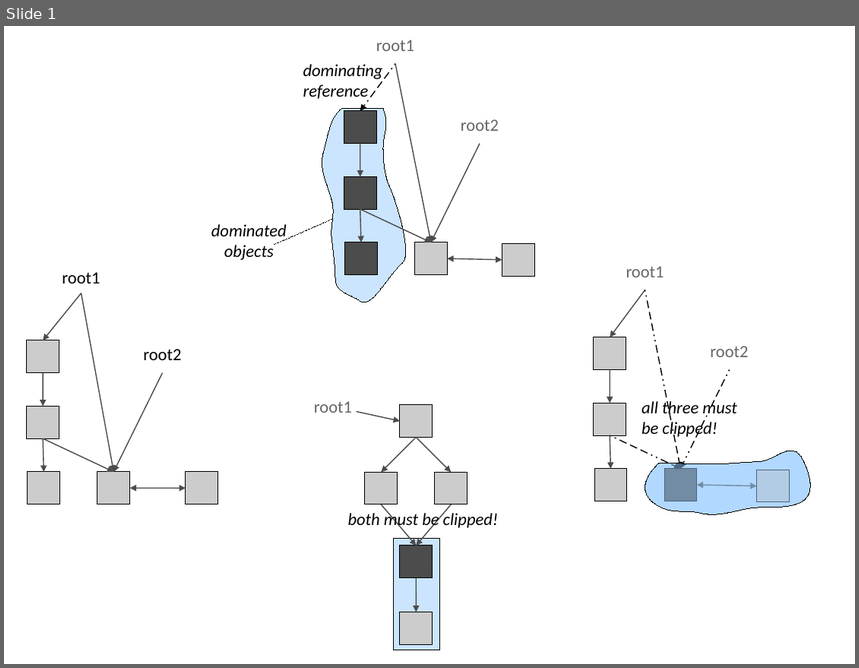
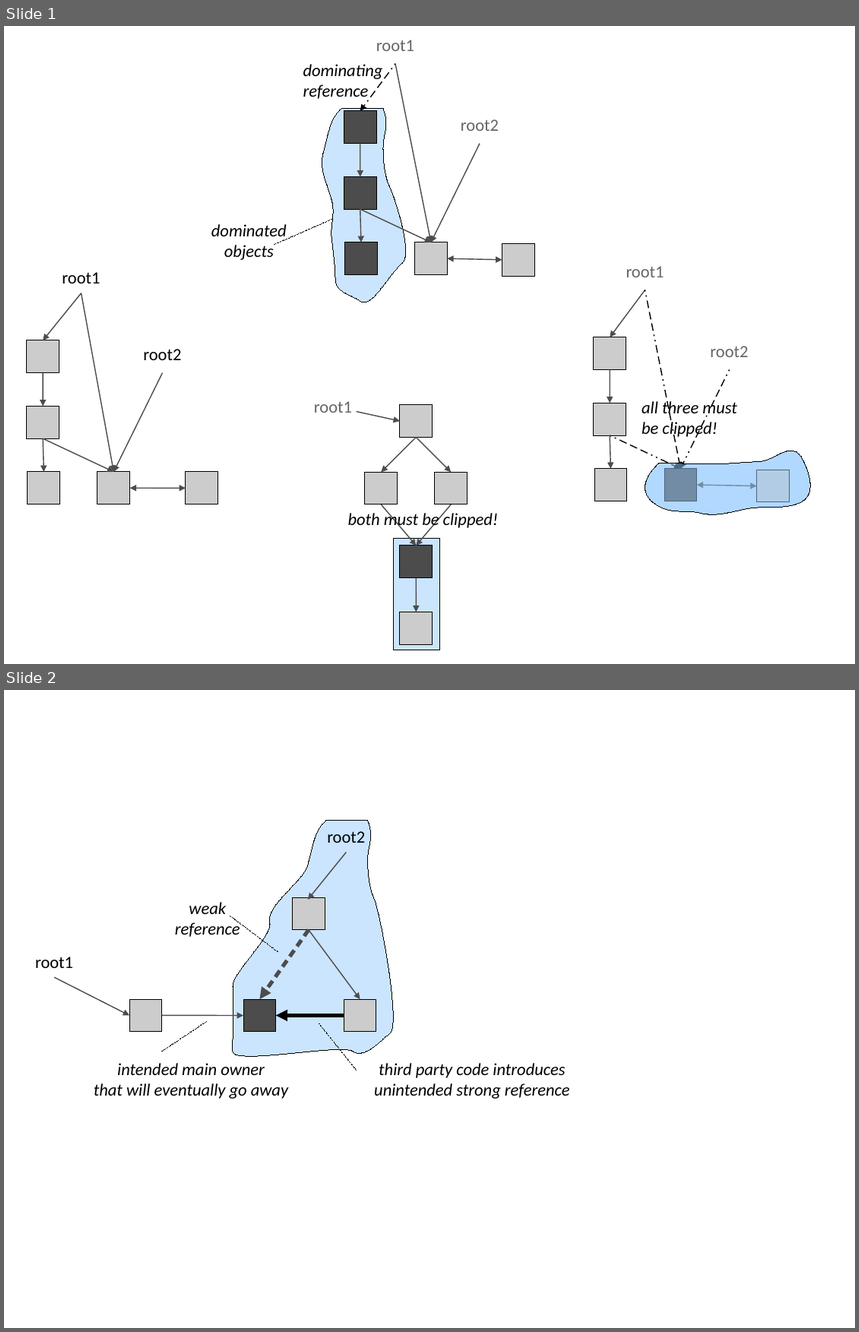
Before and after one commit to TheRuncibleTuner/bloatbook, a slide deck: part4/Figures/lifetime/reachability.odp. Shown one above the other, each under a label of ours: slide 1 before the commit, slides 1 and 2 after it. The pictures are 859x668 and 859x1332 pixels, drawn with LibreOffice and Linux fonts; fonts in the diff are those of the drawing. Boxes give left, top, right and bottom in pixels: in the first picture for what was removed or moved away, otherwise in the second. Text is boxed around its words. In the diff, an @@ line names an element or a change of style, - is before the commit and + after.

Commit message:
strongweak diamonds

```diff
--- a/part4/Figures/lifetime/reachability.odp
+++ b/part4/Figures/lifetime/reachability.odp
@@ slide 2 added at <box>4,690,855,1328</box>, background #FFFFFF @@
@@ freeform shape added at <box>233,821,393,1057</box>, fill #99CCFF at 50% opacity, outline #000000 0 pt @@
@@ rectangle added at <box>327,820,366,852</box>, 16 pt, text #000000 @@
+root2
@@ arrow added from (346, 852) to (308, 899), #4C4C4C 0.99 pt @@
@@ text added at <box>175,902,240,937</box>, 16 pt, text #000000, italic @@
+weak
+reference
@@ line added from (230, 916) to (279, 953), #000000 0 pt @@
@@ rectangle added at <box>293,897,325,930</box>, fill #CCCCCC, outline #000000 0.71 pt @@
@@ arrow added from (309, 930) to (259, 1000), #4C4C4C 3.6 pt @@
@@ arrow added from (309, 930) to (360, 1000), #4C4C4C 0.99 pt @@
@@ text added at <box>35,957,73,968</box>, 16 pt, text #000000 @@
+root1
@@ arrow added from (54, 977) to (130, 1016), #4C4C4C 0.99 pt @@
@@ rectangle added at <box>130,1000,162,1032</box>, fill #CCCCCC, outline #000000 0.71 pt @@
@@ rectangle added at <box>243,1000,276,1032</box>, fill #4C4C4C, outline #000000 0.71 pt @@
@@ rectangle added at <box>344,1000,376,1032</box>, fill #CCCCCC, outline #000000 0.71 pt @@
@@ line added from (161, 1052) to (208, 1021), #000000 0 pt @@
@@ arrow added from (162, 1016) to (243, 1016), #4C4C4C 0.99 pt @@
@@ elbow arrow added from (344, 1016) to (276, 1016), #000000 3.6 pt @@
@@ line added from (356, 1070) to (319, 1024), #000000 0 pt @@
@@ text added at <box>94,1063,288,1099</box>, 16 pt, text #000000, italic @@
+intended main owner
+that will eventually go away
@@ text added at <box>374,1063,570,1099</box>, 16 pt, text #000000, italic @@
+third party code introduces
+unintended strong reference
```
Also in this commit, not shown: 1 other file.
